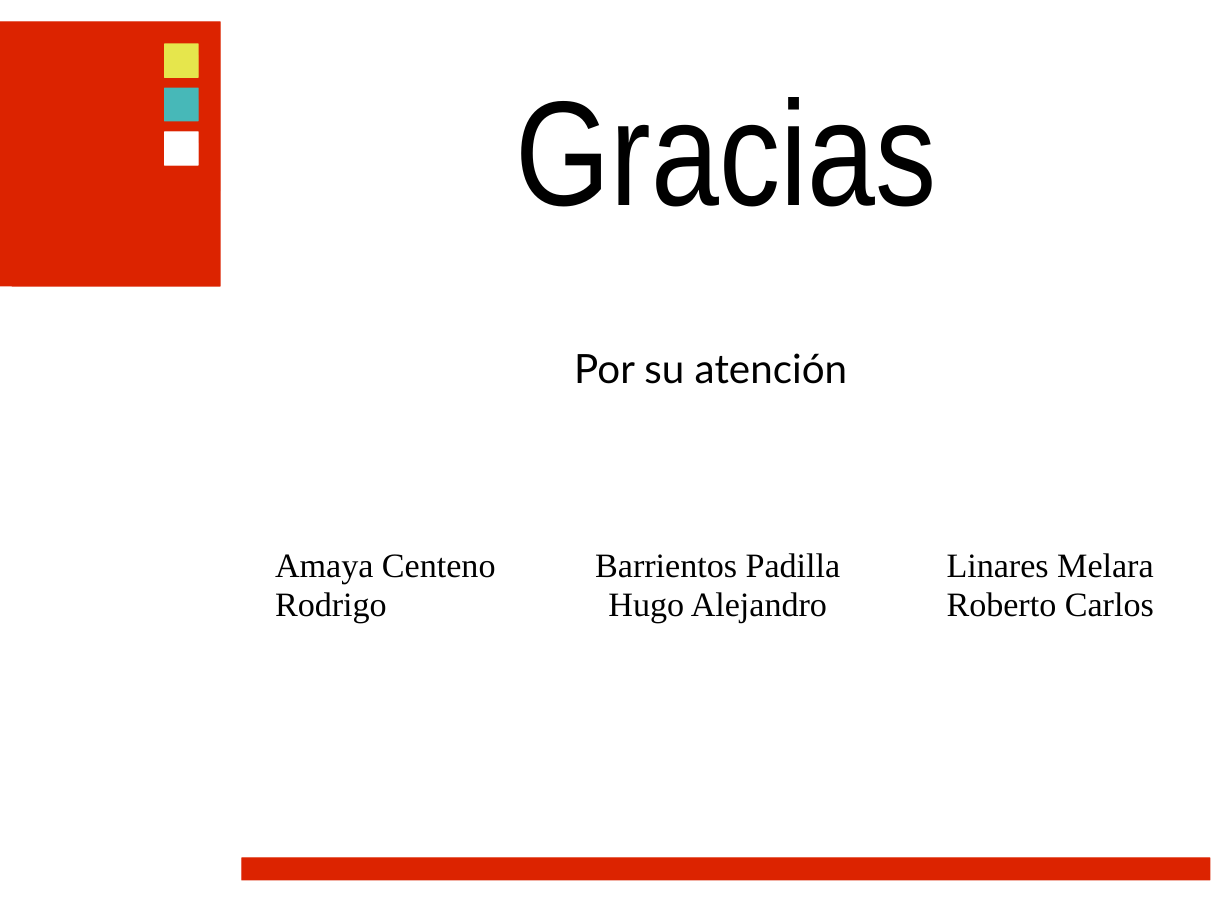
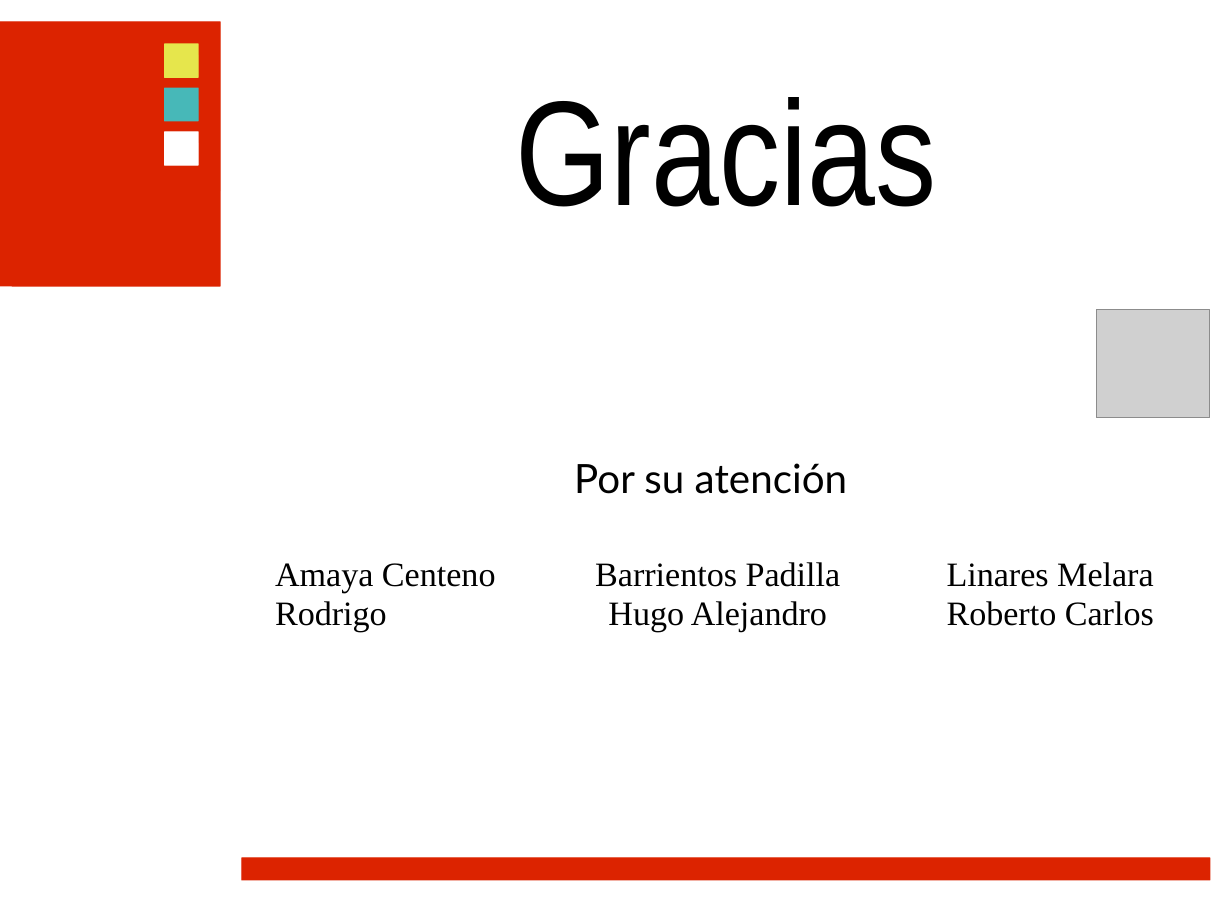
Before and after one commit to ramayac/jhard, a slide deck: slide 31 of presentaciones/primera defensa/jhard.ppt (slide 30 before the commit). Drawn at 1232x924 pixels with LibreOffice and Linux fonts; fonts in the diff are those of the drawing; grey boxes stand for pictures; background and template pictures are left out. Boxes give left, top, right and bottom in pixels: in the first picture for what was removed or moved away, otherwise in the second. Text is boxed around its words. In the diff, an @@ line names an element or a change of style, - is before the commit and + after.

```diff
--- a/presentaciones/primera defensa/jhard.ppt
+++ b/presentaciones/primera defensa/jhard.ppt
@@ picture added at (1097,310,1211,418) @@
@@ text "Por su atención": place and size @@
-text "Por su atención" at (574,353,847,384)
+text "Por su atención" at (574,463,847,494)
@@ 3 texts: place and size @@
-3 texts at (275,553,1154,623)
+3 texts at (275,562,1154,632)
```
Also in this commit, not shown: 6 other slides changed, 1 slide added.
